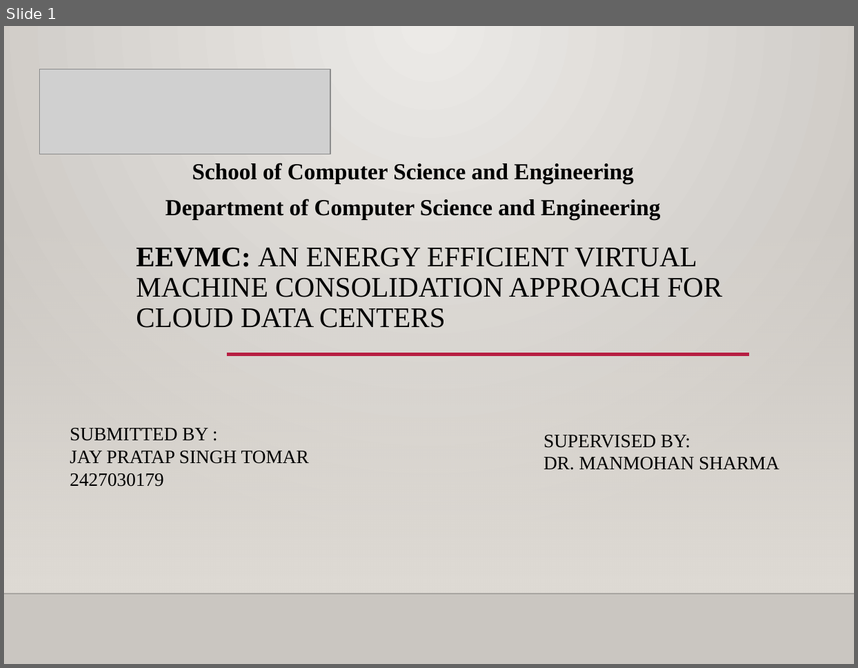
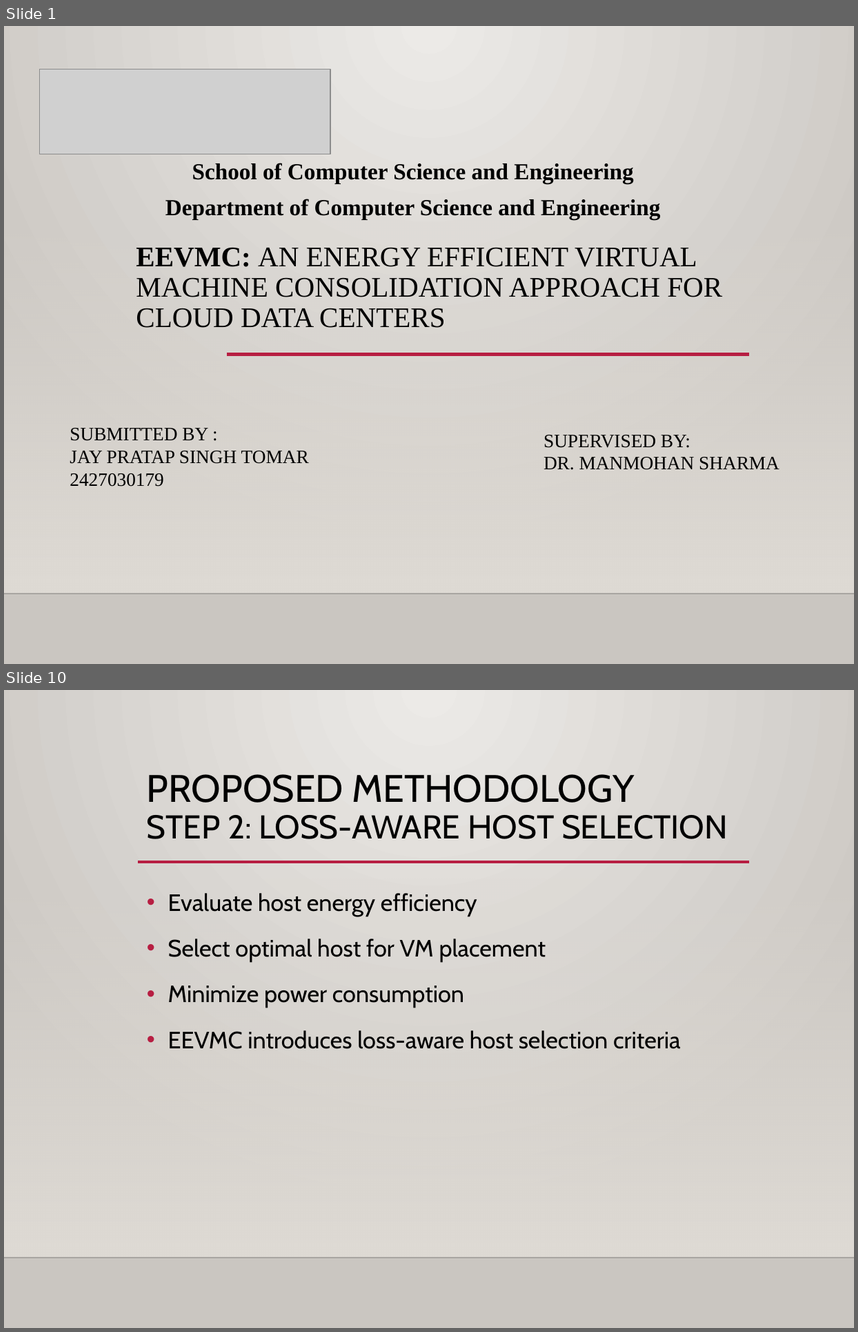
Before and after one commit to jaytomar19/Pbl_Jay-Pratap-Singh-Tomar, a slide deck: PBL PPT.pptx. Shown one above the other, each under a label of ours: slide 1 before the commit, slides 1 and 10 after it; the slides between them are not shown. The pictures are 858x668 and 858x1332 pixels, drawn with LibreOffice and Linux fonts; fonts in the diff are those of the drawing; grey boxes stand for pictures; background and template pictures are left out. Boxes give left, top, right and bottom in pixels: in the first picture for what was removed or moved away, otherwise in the second. Text is boxed around its words. In the diff, an @@ line names an element or a change of style, - is before the commit and + after.

```diff
--- a/PBL PPT.pptx
+++ b/PBL PPT.pptx
@@ slide 10 added at [4,690,854,1328], background gradient #ECEAE7 to #CAC7C1; not listed: 2 template elements that a slide beside it also shows @@
@@ title added at [147,774,728,839], 27.9 pt, text #000000 @@
+PROPOSED METHODOLOGY
+STEP 2: LOSS-AWARE HOST SELECTION
@@ line added from (139, 862) to (749, 862), #B71E42 2.5 pt @@
@@ text added at [168,893,680,1049], 20 pt, text #000000 @@
+• Evaluate host energy efficiency
+• Select optimal host for VM placement
+• Minimize power consumption
+• EEVMC introduces loss-aware host selection criteria
```
Also in this commit, not shown: 8 slides changed, 6 other slides added, 2 slides removed.
